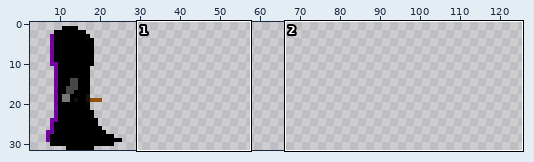
Sprite sheet: Assets/Art/Wandman walk/Walk left1.png. Above: a wide view before the commit, with the close-up outlined.
Close-up. Before the commit:
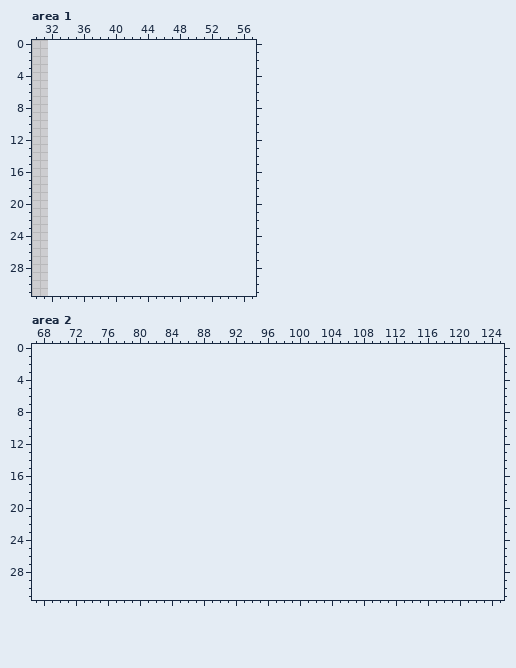
The file is 32x39 pixels. Pixels under 10% opacity are left out. Colours within 5 levels of each other are drawn and written as one. Shown: area 1: x 30..57, y 0..31; area 2: x 67..125, y 0..31. The old version is drawn lined up with the new one, on the new canvas. The wide view leaves out empty margins.
Palette (. is transparent): 
The result:
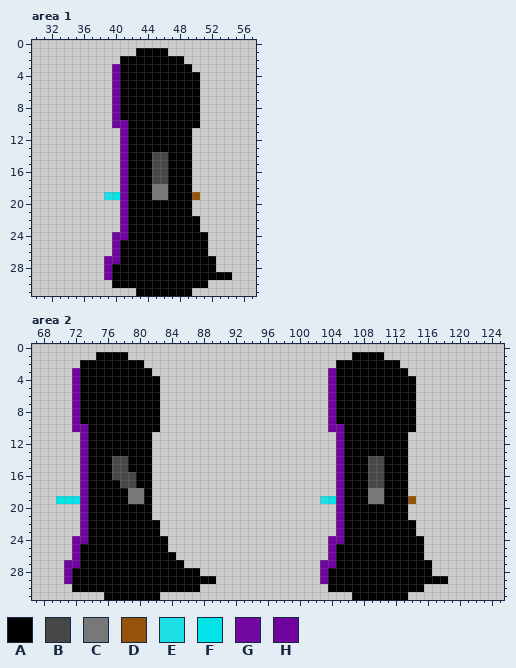
Colours new in this view: A #000000  B #474747  C #787878  D #934e00f3  E #00e4e8db  F #00e4e8  G #7002a0f8  H #7103a1
What changed:
canvas 32x39 -> 128x32, the old top-left corner now at 0,-3 (the part of the old canvas that was cut away was empty and is not shown)
Changed rows in their new state; - is an unchanged pixel.
Area 1:
first column x 39:
 1 ----AAAA--------
 2 --AAAAAAAA------
 3 -HAAAAAAAAA-----
 4 -HAAAAAAAAAA----
 5 -HAAAAAAAAAA----
 6 -HAAAAAAAAAA----
 7 -HAAAAAAAAAA----
 8 -HAAAAAAAAAA----
 9 -HAAAAAAAAAA----
10 -HHAAAAAAAAA----
11 --HAAAAAAAA-----
12 --HAAAAAAAA-----
13 --HAAAAAAAA-----
14 --HAAABBAAA-----
15 --HAAABBAAA-----
16 --HAAABBAAA-----
17 --HAAABBAAA-----
18 --HAAACCAAA-----
19 EFHAAACCAAAD----
20 --HAAAAAAAA-----
21 --HAAAAAAAA-----
22 --HAAAAAAAAA----
23 --HAAAAAAAAA----
24 -HHAAAAAAAAAA---
25 -HAAAAAAAAAAA---
26 -HAAAAAAAAAAA---
27 HHAAAAAAAAAAAA--
28 HAAAAAAAAAAAAA--
29 HAAAAAAAAAAAAAAA
30 -AAAAAAAAAAAA---
31 ----AAAAAAA-----
Area 2:
first column x 70:
 1 -----AAAA----------------------------AAAA--------
 2 ---AAAAAAAA------------------------AAAAAAAA------
 3 --HAAAAAAAAA----------------------HAAAAAAAAA-----
 4 --HAAAAAAAAAA---------------------HAAAAAAAAAA----
 5 --HAAAAAAAAAA---------------------HAAAAAAAAAA----
 6 --HAAAAAAAAAA---------------------HAAAAAAAAAA----
 7 --HAAAAAAAAAA---------------------HAAAAAAAAAA----
 8 --HAAAAAAAAAA---------------------HAAAAAAAAAA----
 9 --HAAAAAAAAAA---------------------HAAAAAAAAAA----
10 --HHAAAAAAAAA---------------------HHAAAAAAAAA----
11 ---HAAAAAAAA-----------------------HAAAAAAAA-----
12 ---HAAAAAAAA-----------------------HAAAAAAAA-----
13 ---HAAAAAAAA-----------------------HAAAAAAAA-----
14 ---HAAABBAAA-----------------------HAAABBAAA-----
15 ---HAAABBAAA-----------------------HAAABBAAA-----
16 ---HAAABBBAA-----------------------HAAABBAAA-----
17 ---HAAAABBAA-----------------------HAAABBAAA-----
18 ---HAAAAACCA-----------------------HAAACCAAA-----
19 FFFHAAAAACCA---------------------EFHAAACCAAAD----
20 ---HAAAAAAAA-----------------------HAAAAAAAA-----
21 ---GAAAAAAAA-----------------------HAAAAAAAA-----
22 ---HAAAAAAAAA----------------------HAAAAAAAAA----
23 ---HAAAAAAAAA----------------------HAAAAAAAAA----
24 --HHAAAAAAAAAA--------------------HHAAAAAAAAAA---
25 --HAAAAAAAAAAA--------------------HAAAAAAAAAAA---
26 --HAAAAAAAAAAAA-------------------HAAAAAAAAAAA---
27 -HHAAAAAAAAAAAAA-----------------HHAAAAAAAAAAAA--
28 -HAAAAAAAAAAAAAAAA---------------HAAAAAAAAAAAAA--
29 -HAAAAAAAAAAAAAAAAAA-------------HAAAAAAAAAAAAAAA
30 --AAAAAAAAAAAAAAAA----------------AAAAAAAAAAAA---
31 ------AAAAAAA------------------------AAAAAAA-----
Pixel boxes of the changes (left, top, right, bottom) in both close-ups:
added: (104, 48, 232, 296)
added: (56, 352, 216, 600)
added: (320, 352, 448, 600)
